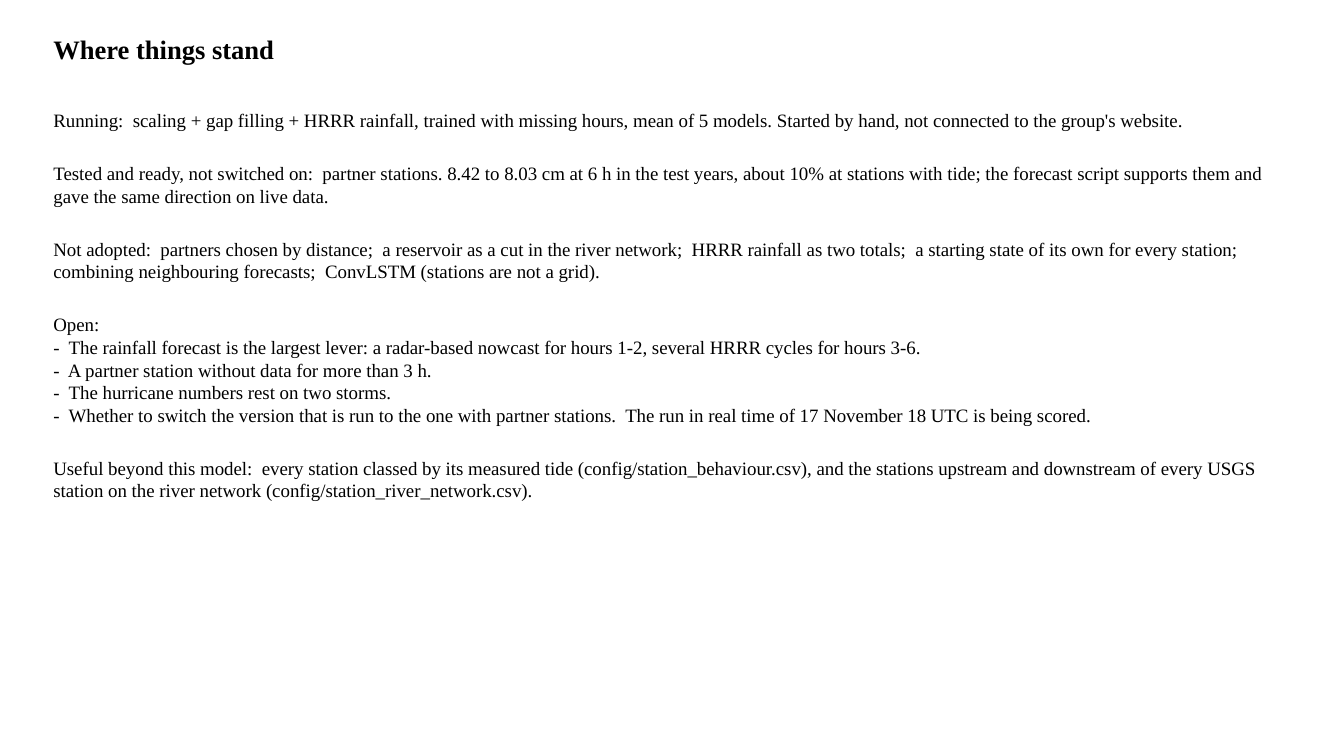
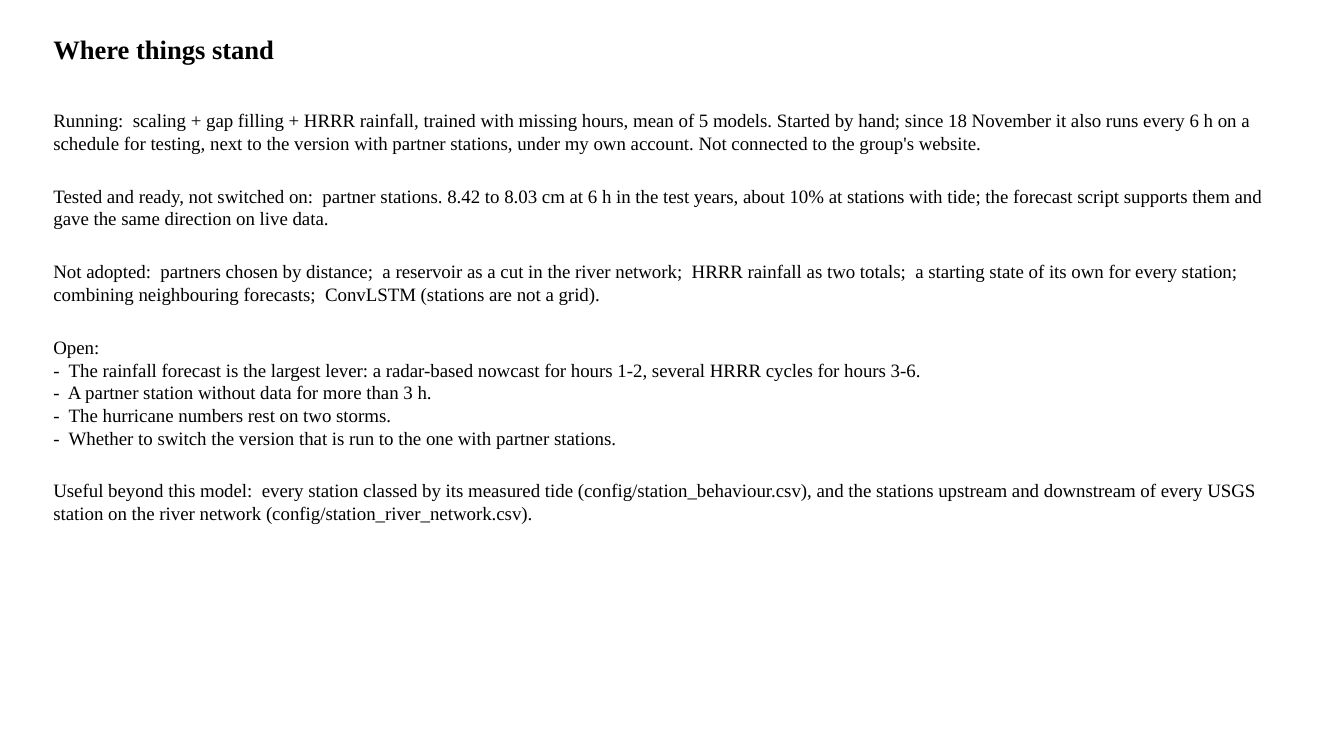
Before and after one commit to LaurenW1997/subdomainLSTM, a slide deck: slide 21 of deliverables/34_since_meeting.pptx (slide 20 before the commit). Drawn at 1344x756 pixels with LibreOffice and Linux fonts; fonts in the diff are those of the drawing. Boxes give left, top, right and bottom in pixels: in the first picture for what was removed or moved away, otherwise in the second. Text is boxed around its words. In the diff, an @@ line names an element or a change of style, - is before the commit and + after.

```diff
--- a/deliverables/34_since_meeting.pptx
+++ b/deliverables/34_since_meeting.pptx
@@ text at box(53, 113, 1249, 154): text changed @@
-Running: scaling + gap filling + HRRR rainfall, trained with missing hours, mean of 5 models. Started by hand, not connected to the group's website.
+Running: scaling + gap filling + HRRR rainfall, trained with missing hours, mean of 5 models. Started by hand; since 18 November it also runs every 6 h on a schedule for testing, next to the version with partner stations, under my own account. Not connected to the group's website.
@@ text at box(69, 432, 616, 449): text changed @@
-- Whether to switch the version that is run to the one with partner stations. The run in real time of 17 November 18 UTC is being scored.
+- Whether to switch the version that is run to the one with partner stations.
```
Also in this commit, not shown: 1 slide added, 9 other files.
